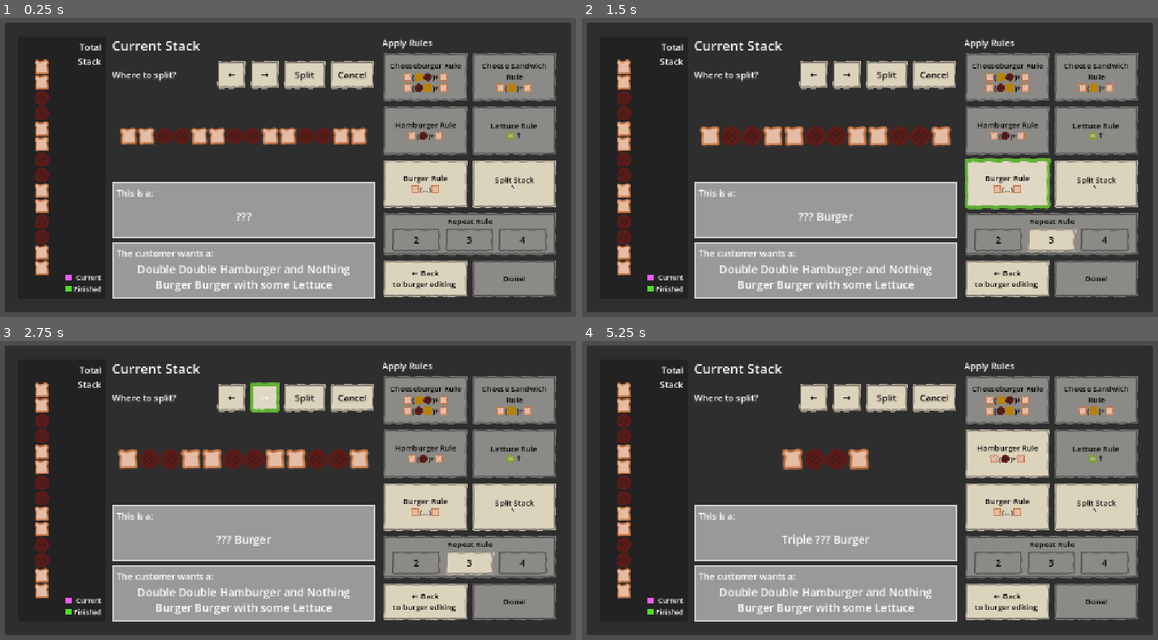
Above: before the commit, frames 1-4 (two rows, left to right).
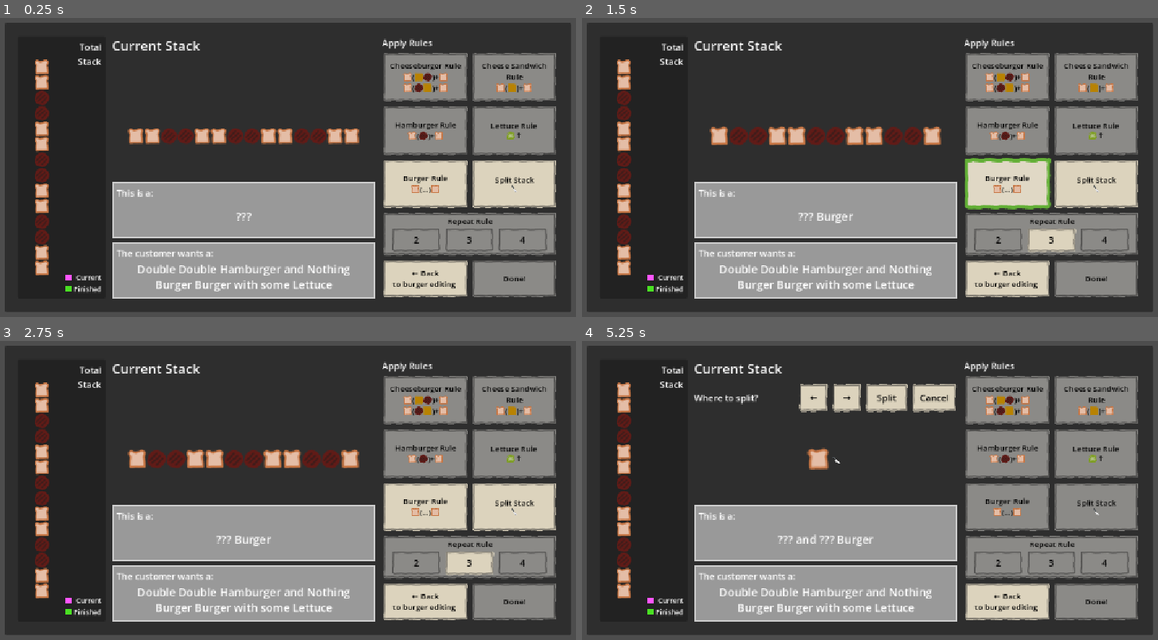
Above: after the commit, the same moments.

Repository: tobiaswahyudi/caesar-of-cheese
Game: Godot game, scene res://scenes/naming_ui.tscn
Two runs of this game, one before a commit and one after it. Both use one fixed random seed, a clock stepped at 60 frames per second and the inputs below. This scene is started directly instead of the project's main scene.
Inputs (mouse positions are in pixels of both pictures, inside the frame that each line leads up to; where the layout moved, square brackets give the same spot in the first picture):
- Up to frame 1 (0.25 s): no input
- Up to frame 2 (1.5 s): click (812, 74) at 0.5 s, where only the run before the commit has a clickable "←"; click (1008, 182) at 1.25 s
- Up to frame 3 (2.75 s): click (264, 397) at 2 s, where only the run before the commit has a clickable "→"
- Up to frame 4 (5.25 s): click (1094, 505) at 2.75 s; click "Split" at 3.5 s; click (1008, 601) at 4.25 s; click (1094, 505) [1054, 562] at 5 s

The runs differ from the first frame. In frame 1, 3.7% of the frame differs, in the area x 19-65%, y 14-43%; in frame 2, 3.9%; in frame 3, 3.9%; in frame 4, 7.9%, in the area x 34-97%, y 29-69%.
Error after the commit: Invalid access to property or key of type 'String' on a base object of type 'Dictionary[String, String]'. (res://scenes/naming_ui.gd:58)

Commit message:
Stack splitting OK

Diff:
--- a/project.godot
+++ b/project.godot
@@ -18,8 +18,6 @@
 [autoload]
 
 Type="*uid://goqn27kgm16g"
-IngredientAutoload="*uid://dtttoqygyksym"
-IngredientListAutoload="*uid://bwaghel027jgw"
 Parser="*uid://b7gbv1mh548oa"
 
 [display]
--- a/scenes/naming_ui.gd
+++ b/scenes/naming_ui.gd
@@ -6,10 +6,19 @@
 @export var hamburger_button: Button
 @export var lettuce_button: Button
 @export var burger_button: Button
-@export var split_button: Button
 @export var undo_button: Button
 @export var done_button: Button
 @export var repeat_buttons: Array[Button]
+
+var is_splitting: bool = false
+var split_pos: int = 1
+
+@export var initiate_split_button: Button
+@export var split_controls_container: Control
+@export var split_left_button: Button
+@export var split_right_button: Button
+@export var execute_split_button: Button
+@export var cancel_split_button: Button
 
 @export_group("Display Elements")
 @export var total_stack_label: RichTextLabel
@@ -22,6 +31,7 @@
 @export var undo_label: String = "Undo ↻"
 @export_multiline var back_label: String = "← Back\nto burger editing "
 @export_multiline var done_editing_label: String = "← Back\nto burger editing "
+@export var split_cursor: String = " 🔪 "
 
 @export_subgroup("Sizes")
 @export var total_stack_label_img_size: int = 28
@@ -48,6 +58,7 @@
 	return "[img={0}]{1}[/img]".format([img_size, img_path_map[ingredient_letter]])
 
 func make_stack_bbstring(stack: String, img_size: int = 40, break_lines: bool = false) -> String:
+	print("get bbstring for stack ", stack)
 	var total_string = ""
 	for letter in stack.split():
 		if len(total_string) and break_lines:
@@ -56,25 +67,38 @@
 	return total_string
 
 func eval_button_state() -> void:
-	cheeseburger_button.disabled = done_naming or not Parser.check_rule_cheeseburger(current_stack)
-	cheese_sandwich_button.disabled = done_naming or not Parser.check_rule_cheese_sandwich(current_stack)
-	hamburger_button.disabled = done_naming or not Parser.check_rule_hamburger(current_stack)
-	lettuce_button.disabled = done_naming or not Parser.check_rule_lettuce(current_stack)
-	burger_button.disabled = done_naming or not Parser.check_rule_burger(current_stack)
-	split_button.disabled = done_naming
-	# undo_button.disabled = done_naming or false
+	cheeseburger_button.disabled = done_naming or is_splitting or not Parser.check_rule_cheeseburger(current_stack)
+	cheese_sandwich_button.disabled = done_naming or is_splitting or not Parser.check_rule_cheese_sandwich(current_stack)
+	hamburger_button.disabled = done_naming or is_splitting or not Parser.check_rule_hamburger(current_stack)
+	lettuce_button.disabled = done_naming or is_splitting or not Parser.check_rule_lettuce(current_stack)
+	burger_button.disabled = done_naming or is_splitting or not Parser.check_rule_burger(current_stack)
+
+	initiate_split_button.disabled = done_naming or is_splitting
+	# undo_button.disabled = never
+
 	done_button.disabled = not done_naming
 	for idx in range(len(repeat_buttons)):
 		var button = repeat_buttons[idx]
 		var repeat_count = idx + 2
 		button.disabled = done_naming or not Parser.check_rule_repeat(current_stack, repeat_count)
 
+	split_controls_container.visible = is_splitting
+	# split_left_button.disabled = never
+	# split_right_button.disabled = never
+	# execute_split_button.disabled = never
+	# cancel_split_button.disabled = never
+
 func update_displays() -> void:
 	total_stack_label.text = make_stack_bbstring(total_stack, total_stack_label_img_size, true)
 	if len(current_stack) != 0:
 		@warning_ignore("integer_division")
-		var current_stack_img_size = min(current_stack_label_img_size, current_stack_label_width / len(current_stack))
-		current_stack_label.text = make_stack_bbstring(current_stack, current_stack_img_size)
+		var current_stack_img_size = min(current_stack_label_img_size, current_stack_label_width / (len(current_stack) + 1))
+		if is_splitting:
+			var stack_first = make_stack_bbstring(current_stack.substr(0, split_pos), current_stack_img_size)
+			var stack_rest = make_stack_bbstring(current_stack.substr(split_pos), current_stack_img_size)
+			current_stack_label.text = stack_first + split_cursor + stack_rest
+		else:
+			current_stack_label.text = make_stack_bbstring(current_stack, current_stack_img_size)
 	else:
 		current_stack_label.text = done_editing_label
 	stack_name_label.text = total_bst.get_name()
@@ -97,7 +121,7 @@
 		current_stack = ""
 	else:
 		current_stack = next_unresolved.substring
-	print(current_stack)
+	print("on tree ", total_bst.get_repr(), " next unresolved is: ",current_stack)
 	eval_state()
 
 func make_button_click_action(do_one_step_and_get_bst: Callable) -> Callable:
@@ -135,6 +159,26 @@
 		var repeat_count = idx + 2
 		button.pressed.connect(make_button_click_parameterized_action(repeat_count, Parser.do_one_step_repeat))
 
-	# split_button.pressed.connect()
-	# undo_button.pressed.connect()
-	# done_button.pressed.connect()
+	initiate_split_button.pressed.connect(func():
+		is_splitting = true
+		split_pos = 1
+		eval_state()
+	)
+	split_left_button.pressed.connect(func():
+		split_pos = max(1, split_pos - 1)
+		eval_state()
+	)
+	split_right_button.pressed.connect(func():
+		split_pos = min(len(current_stack) - 1, split_pos + 1)
+		eval_state()
+	)
+	execute_split_button.pressed.connect(func():
+		is_splitting = false
+		var resolved_bst = Parser.do_one_step_split(split_pos, current_stack)
+		apply_resolve_bst(resolved_bst)
+		eval_state()
+	)
+	cancel_split_button.pressed.connect(func():
+		is_splitting = false
+		eval_state()
+	)
--- a/scenes/naming_ui.tscn
+++ b/scenes/naming_ui.tscn
@@ -26,7 +26,7 @@
 axis_stretch_horizontal = 2
 axis_stretch_vertical = 2
 
-[node name="NamingUi" type="Control" unique_id=1326688869 no …(92 unchanged characters)… n", "lettuce_button", "burger_button", "split_button", "undo_button", "done_button", "repeat_buttons", "total_stack_label", "current_stack_label", "stack_name_label")]
+[node name="NamingUi" type="Control" unique_id=1326688869 no …(92 unchanged characters)… n", "lettuce_button", "burger_button", "undo_button", "done_button", "repeat_buttons", "initiate_split_button", "split_controls_container", "split_left_button", "split_right_button", "execute_split_button", "cancel_split_button", "total_stack_label", "current_stack_label", "stack_name_label")]
 layout_mode = 3
 anchors_preset = 15
 anchor_right = 1.0
@@ -39,10 +39,15 @@
 hamburger_button = NodePath("PanelContainer/MarginContainer/HBoxContainer/Buttons/ButtonsGrid/HB")
 lettuce_button = NodePath("PanelContainer/MarginContainer/HBoxContainer/Buttons/ButtonsGrid/L")
 burger_button = NodePath("PanelContainer/MarginContainer/HBoxContainer/Buttons/ButtonsGrid/B")
-split_button = NodePath("PanelContainer/MarginContainer/HBoxContainer/Buttons/ButtonsGrid/Split")
 undo_button = NodePath("PanelContainer/MarginContainer/HBoxContainer/Buttons/ButtonsGrid2/Undo")
 done_button = NodePath("PanelContainer/MarginContainer/HBoxContainer/Buttons/ButtonsGrid2/Done")
 repeat_buttons = [NodePath("PanelContainer/MarginContainer/HBoxContainer/Buttons/PanelContainer/MarginContainer/HBoxCon …(285 unchanged characters)…
+initiate_split_button = NodePath("PanelContainer/MarginContainer/HBoxContainer/Buttons/ButtonsGrid/Split")
+split_controls_container = NodePath("PanelContainer/MarginContainer/HBoxContainer/CurrentStack/HBoxContainer2/SplitControlsContainer")
+split_left_button = NodePath("PanelContainer/MarginContainer/HBoxContainer/CurrentStack/HBoxContainer2/SplitControlsContainer/SplitLeft")
+split_right_button = NodePath("PanelContainer/MarginContainer/HBoxContainer/CurrentStack/HBoxContainer2/SplitControlsContainer/SplitRight")
+execute_split_button = NodePath("PanelContainer/MarginContainer/HBoxContainer/CurrentStack/HBoxContainer2/SplitControlsContainer/SplitDo")
+cancel_split_button = NodePath("PanelContainer/MarginContainer/HBoxContainer/CurrentStack/HBoxContainer2/SplitControlsContainer/SplitCancel")
 total_stack_label = NodePath("PanelContainer/MarginContainer/HBoxContainer/TotalStack/MarginContainer/MarginContainer/TotalStack")
 current_stack_label = NodePath("PanelContainer/MarginContainer/HBoxContainer/CurrentStack/CurrentStackImgDisplay")
 stack_name_label = NodePath("PanelContainer/MarginContainer/HBoxContainer/CurrentStack/Panel/MarginContainer/TotalStack/TotalStackNameLabel")
@@ -161,6 +166,7 @@
 layout_mode = 2
 
 [node name="SplitControlsContainer" type="HBoxContainer" parent="PanelContainer/MarginContainer/HBoxContainer/CurrentStack/HBoxContainer2" unique_id=187376007]
+visible = false
 custom_minimum_size = Vector2(0, 55)
 layout_mode = 2
 size_flags_horizontal = 3
@@ -201,6 +207,7 @@
 size_flags_stretch_ratio = 1.5
 focus_mode = 2
 bbcode_enabled = true
+text = "abc"
 horizontal_alignment = 1
 vertical_alignment = 1
 selection_enabled = true
--- a/ui/button_theme_2.tres
+++ b/ui/button_theme_2.tres
@@ -6,6 +6,7 @@
 
 [resource]
 Button/colors/font_color = Color(0, 0, 0, 1)
+Button/colors/font_hover_color = Color(0, 0, 0, 1)
 Button/styles/disabled = ExtResource("1_lrrve")
 Button/styles/hover = ExtResource("2_vofuh")
 Button/styles/normal = ExtResource("3_l4l2v")
